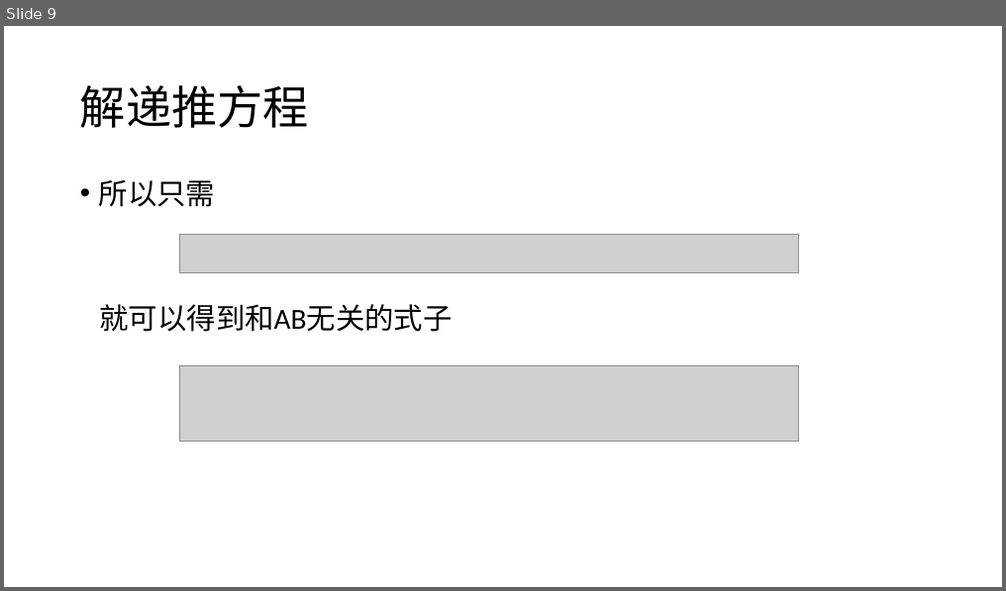
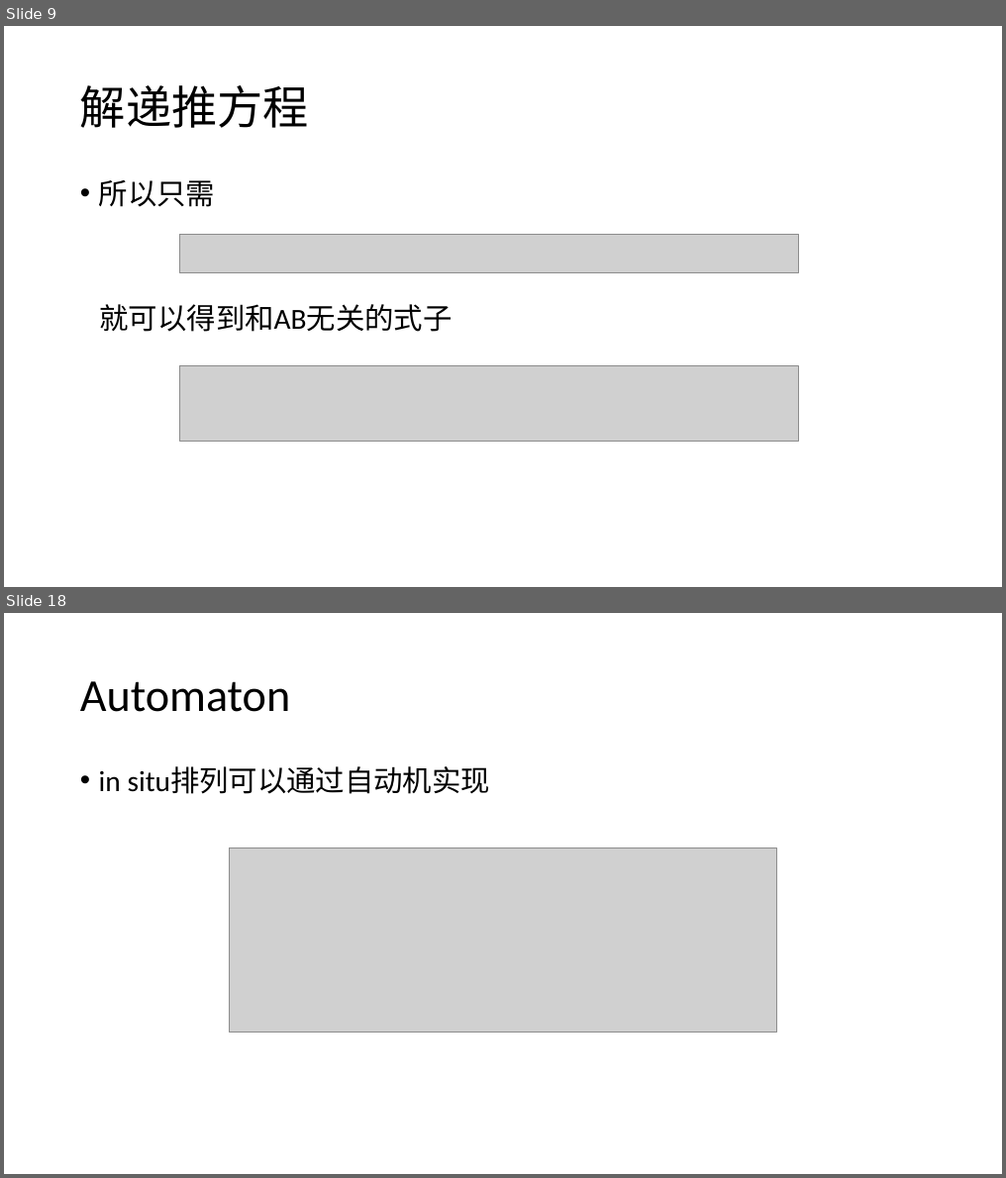
Before and after one commit to DanDoge/course_pku, a slide deck: Algorithm Design and Analysis/seminar/pre/paper/Mathematical-03.pptx. Shown one above the other, each under a label of ours: slide 9 before the commit, slides 9 and 18 after it; the slides between them are not shown. The pictures are 1006x591 and 1006x1178 pixels, drawn with LibreOffice and Linux fonts; fonts in the diff are those of the drawing; grey boxes stand for pictures. Boxes give left, top, right and bottom in pixels: in the first picture for what was removed or moved away, otherwise in the second. Text is boxed around its words. In the diff, an @@ line names an element or a change of style, - is before the commit and + after.

```diff
--- a/Algorithm Design and Analysis/seminar/pre/paper/Mathematical-03.pptx
+++ b/Algorithm Design and Analysis/seminar/pre/paper/Mathematical-03.pptx
@@ slide 18 added at (4,613,1002,1174), background #FFFFFF @@
@@ title added at (80,681,290,712), 44 pt, text #000000 @@
+Automaton
@@ text added at (99,766,490,794), 28 pt, text #000000 @@
+• in situ排列可以通过自动机实现
@@ picture added at (230,849,776,1033) @@
```
Also in this commit, not shown: 2 slides changed, 9 other slides added, 20 other files.
